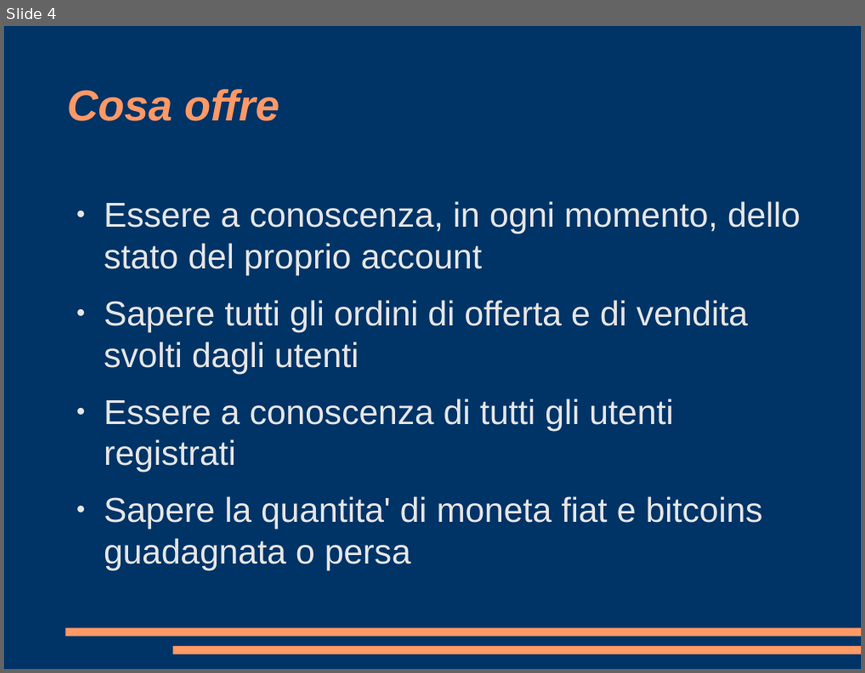
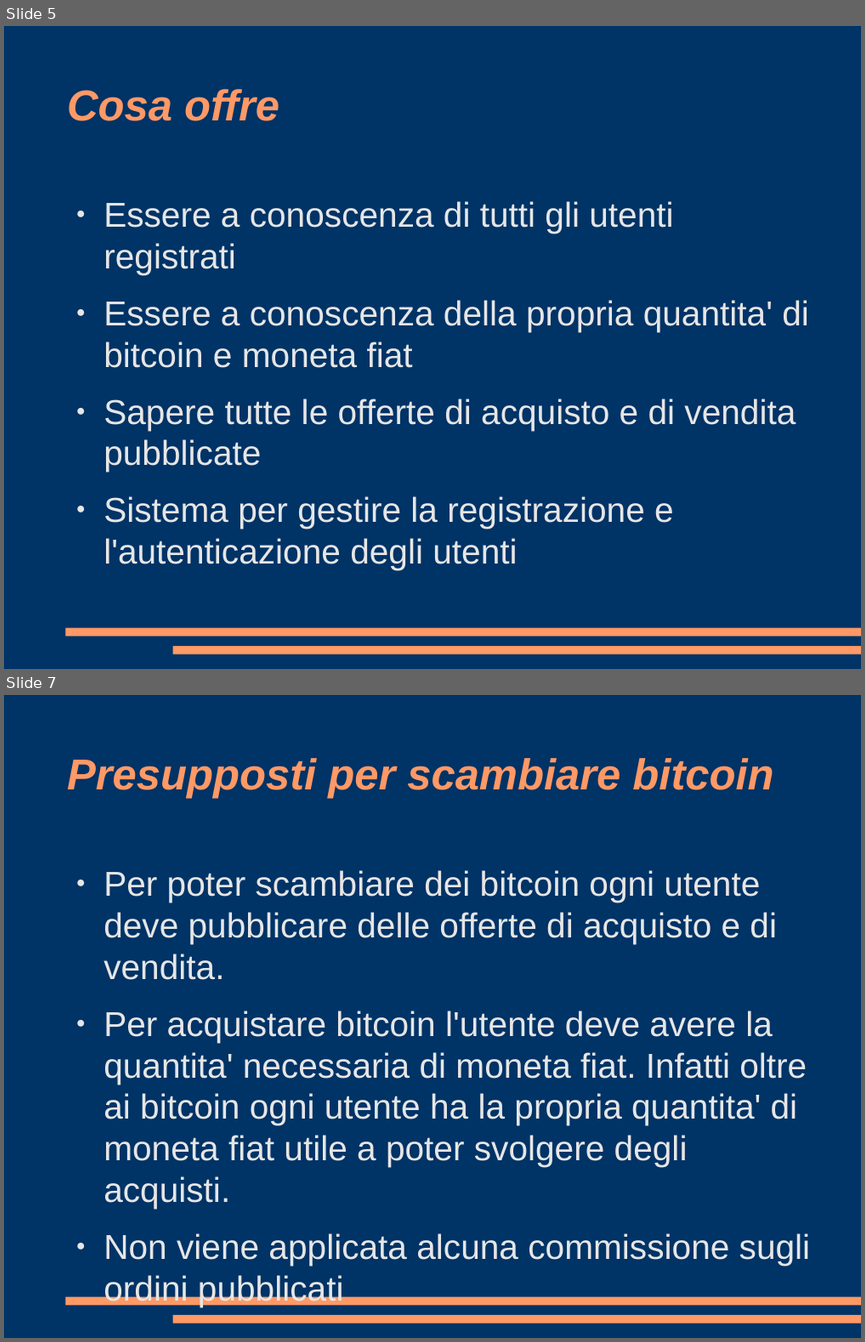
Before and after one commit to fachinmax/exchange_platform, a slide deck: presentazione.odp. Shown one above the other, each under a label of ours: slide 4 before the commit, slides 5 and 7 after it; the slides between them are not shown. The pictures are 865x673 and 865x1342 pixels, drawn with LibreOffice and Linux fonts; fonts in the diff are those of the drawing. Boxes give left, top, right and bottom in pixels: in the first picture for what was removed or moved away, otherwise in the second. Text is boxed around its words. In the diff, an @@ line names an element or a change of style, - is before the commit and + after.

```diff
--- a/presentazione.odp
+++ b/presentazione.odp
@@ slide 7 added at [4, 695, 861, 1338], background #003366; not listed: 2 template elements that a slide beside it also shows @@
@@ title added at [67, 758, 773, 799], 40 pt, text #FF9966, bold, italic @@
+Presupposti per scambiare bitcoin
@@ text added at [103, 870, 811, 1265], 32 pt, text #E6E6E6 @@
+● Per poter scambiare dei bitcoin ogni utente deve pubblicare delle offerte di acquisto e di vendita.
+● Per acquistare bitcoin l'utente deve avere la quantita' necessaria di moneta fiat. Infatti oltre ai bitcoin ogni utente ha la propria quantita' di moneta fiat utile a poter svolgere degli acquisti.
+● Non viene applicata alcuna commissione sugli ordini pubblicati
@@ what was slide 4 is now slide 5 @@
@@ slide 5 changed as well @@
@@ text at [103, 201, 800, 374]: paragraphs removed @@
-● Essere a conoscenza, in ogni momento, dello stato del proprio account
-● Sapere tutti gli ordini di offerta e di vendita svolti dagli utenti
@@ text at [103, 300, 809, 570]: text changed @@
-● Sapere la quantita' di moneta fiat e bitcoins guadagnata o persa
+● Essere a conoscenza della propria quantita' di bitcoin e moneta fiat
+● Sapere tutte le offerte di acquisto e di vendita pubblicate
+● Sistema per gestire la registrazione e l'autenticazione degli utenti
```
Also in this commit, not shown: 4 other slides changed, 5 other slides added, 1 slide removed.
